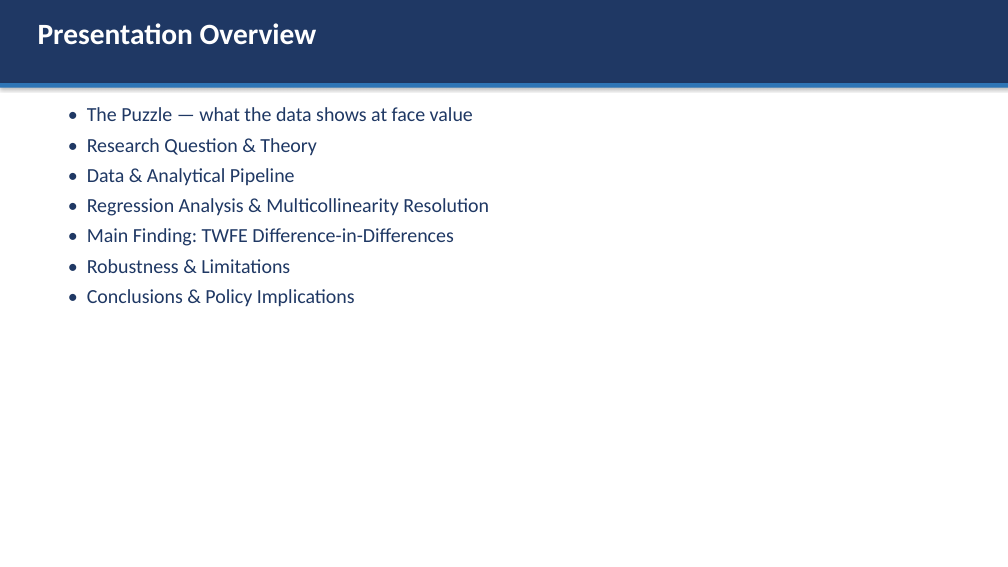
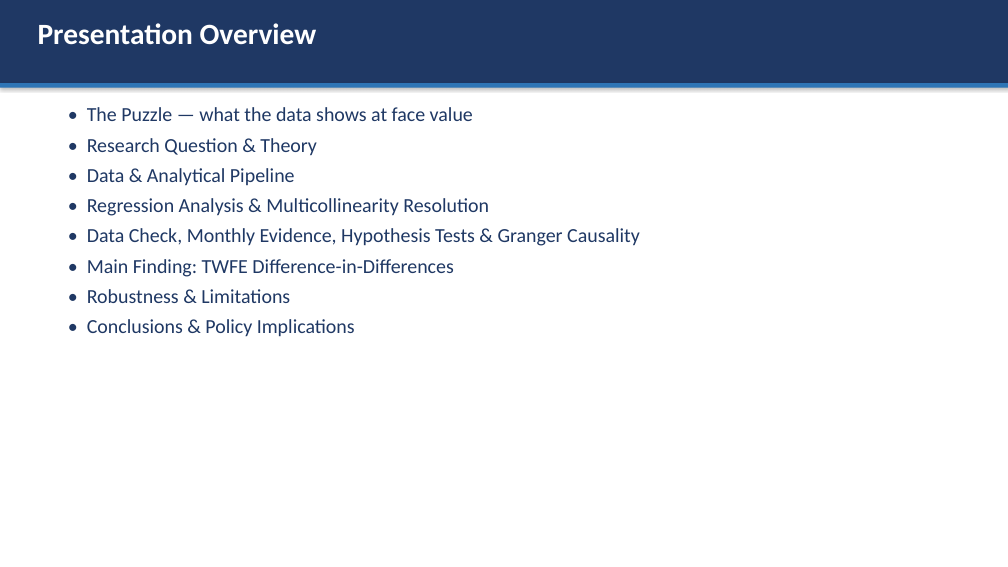
Before and after one commit to omirbeknikar-ship-it/dissertation-final, a slide deck: slide 2 of Paper/defense_presentation.pptx. Drawn at 1008x567 pixels with LibreOffice and Linux fonts; fonts in the diff are those of the drawing. Boxes give left, top, right and bottom in pixels: in the first picture for what was removed or moved away, otherwise in the second. Text is boxed around its words. In the diff, an @@ line names an element or a change of style, - is before the commit and + after.

Commit message:
revision(round 2): monthly data, hypothesis tests, Granger, import-break check
Supervisor feedback round 2:
- Point 1 (N = 24): Denton quarterly disaggregation (n = 96) with Monte
  Carlo showing interpolation adds no information; observed UN Comtrade
  monthly data 2010-2019 (n = 120) with NBK FX and Pink Sheet prices.
- Point 2: formal one-sided hypothesis tests, full model fit statistics,
  annual and monthly Granger causality (VAR-in-differences, Toda-Yamamoto).
- New finding: Kazakhstan-reported imports from China under-recorded in
  2020-2022 (mirror check); sensitivity analysis in Script 43.
- Paper sections 4.7, 5.5-5.6, 6.11, 6.17-6.20; abstract, discussion and
  conclusion updated; PDF/DOCX rebuilt; deck expanded to 23 slides.

```diff
--- a/Paper/defense_presentation.pptx
+++ b/Paper/defense_presentation.pptx
@@ text at (87,228,640,246): paragraph added @@
+• Data Check, Monthly Evidence, Hypothesis Tests & Granger Causality
```
Also in this commit, not shown: 7 other slides changed, 5 slides added, 41 other files.
